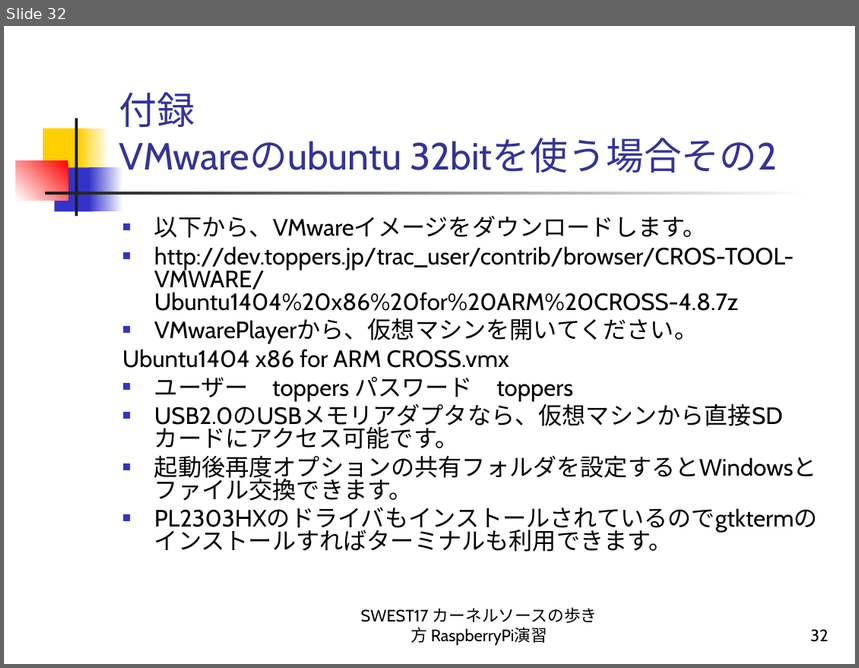
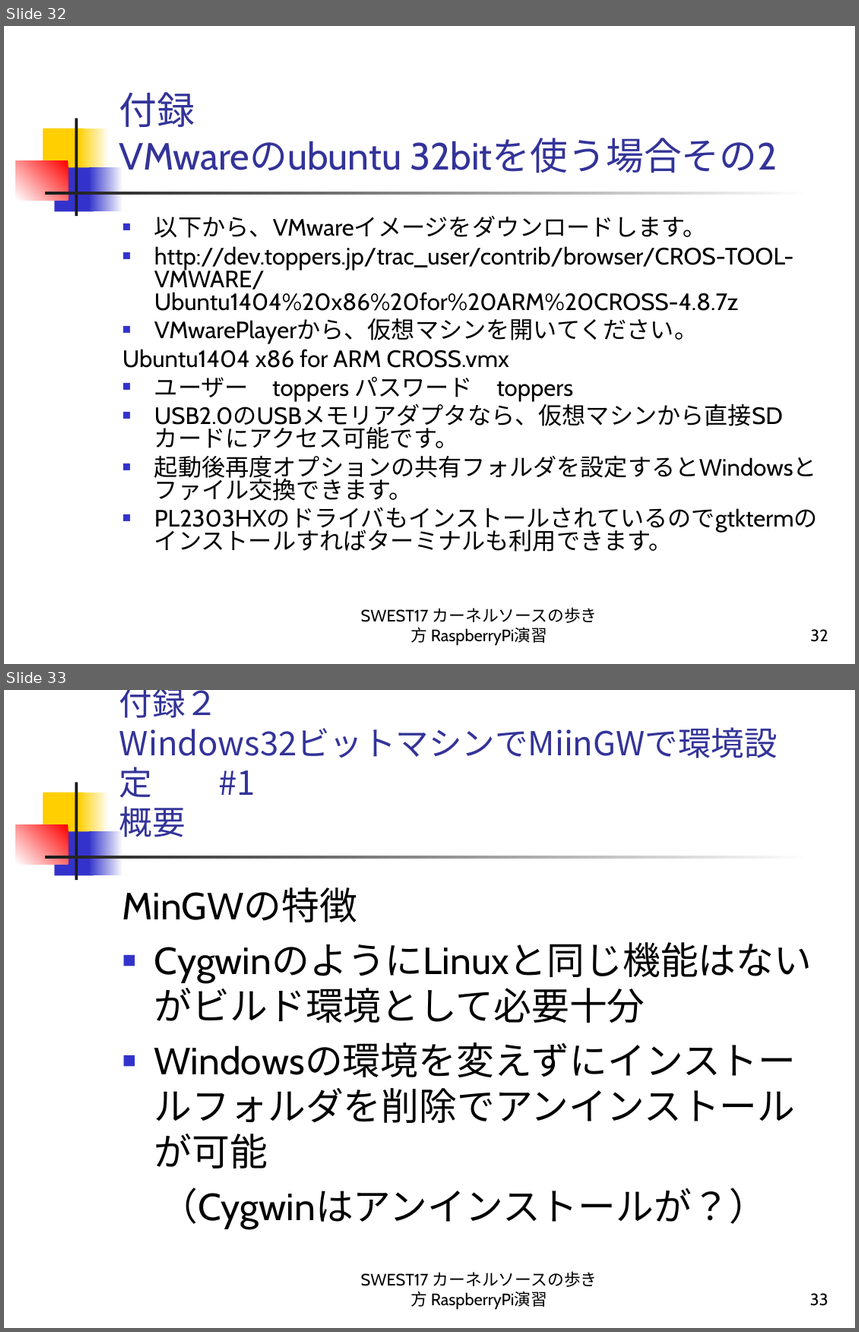
Before and after one commit to alvstakahashi/RPI-SHRINK-SSP-FULL, a slide deck: カーネルソースの歩き方 RaspberryPi演習.ppt. Shown one above the other, each under a label of ours: slide 32 before the commit, slides 32 and 33 after it. The pictures are 859x668 and 859x1332 pixels, drawn with LibreOffice and Linux fonts; fonts in the diff are those of the drawing. Boxes give left, top, right and bottom in pixels: in the first picture for what was removed or moved away, otherwise in the second. Text is boxed around its words. In the diff, an @@ line names an element or a change of style, - is before the commit and + after.

Commit message:
資料追記　win32
資料追記　32bitWinでのmingwセットアップ追記

```diff
--- a/カーネルソースの歩き方 RaspberryPi演習.ppt
+++ b/カーネルソースの歩き方 RaspberryPi演習.ppt
@@ slide 33 added at [4, 690, 855, 1328], background #FFFFFF; not listed: 7 template elements that a slide beside it also shows @@
@@ title added at [120, 690, 255, 837], 28 pt, text #333399 @@
+付録２
+Windows32ビットマシンでMiinGWで環境設定 #1
+概要
@@ text added at [123, 888, 768, 1230], 32 pt, text #000000 @@
+MinGWの特徴
+■ CygwinのようにLinuxと同じ機能はないがビルド環境として必要十分
+■ Windowsの環境を変えずにインストールフォルダを削除でアンインストールが可能
+（Cygwinはアンインストールが？）
@@ text added at [361, 1271, 598, 1310], 14 pt, text #000000 @@
+SWEST17 カーネルソースの歩き方 RaspberryPi演習
@@ page number added at [810, 1293, 829, 1306], 14 pt, text #000000 @@
+33
```
Also in this commit, not shown: 1 slide changed, 10 other slides added.
